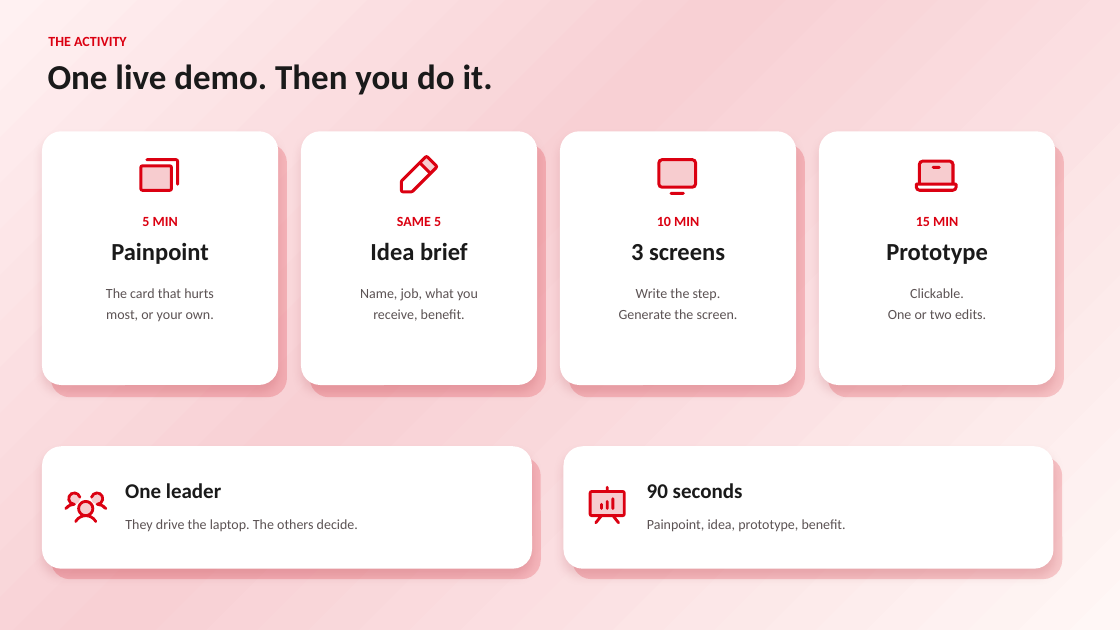
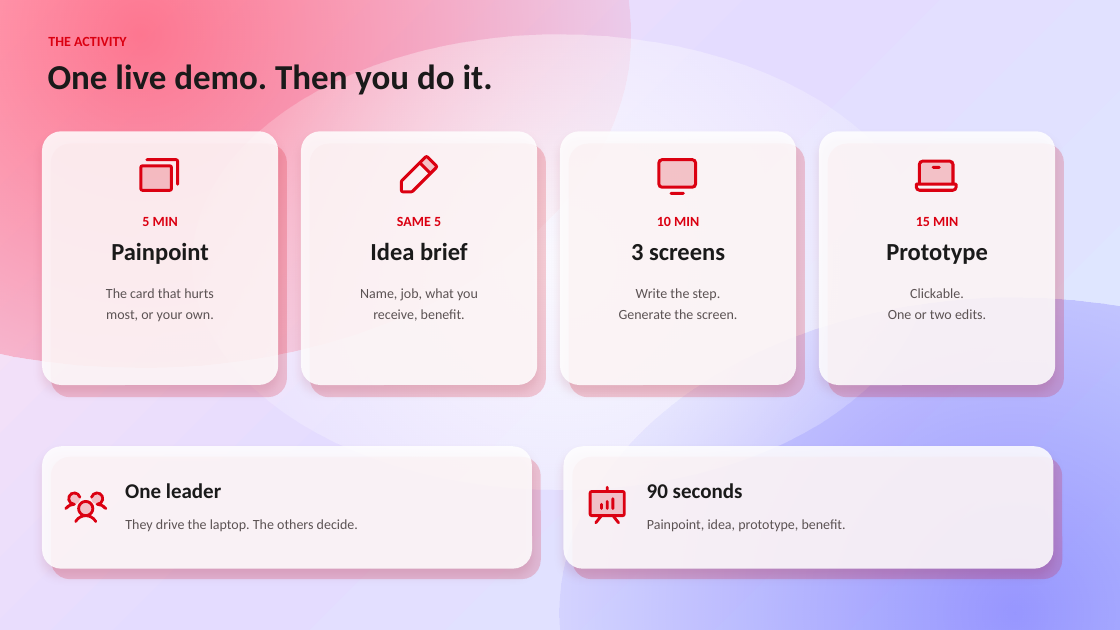
Before and after one commit to sync710n/wealthsymposium26, a slide deck: slide 2 of docs/Wealth-Symposium-Activity.pptx. Drawn at 1120x630 pixels with LibreOffice and Linux fonts; fonts in the diff are those of the drawing. Boxes give left, top, right and bottom in pixels: in the first picture for what was removed or moved away, otherwise in the second. Text is boxed around its words. In the diff, an @@ line names an element or a change of style, - is before the commit and + after.

```diff
--- a/docs/Wealth-Symposium-Activity.pptx
+++ b/docs/Wealth-Symposium-Activity.pptx
@@ background gradient #FFF1F2 to #F8D0D4 to #FFF7F6 to gradient #FFE4F2 to #E4DCFF to #DCEBFF @@
@@ ellipse added at <box>0,0,630,368</box>, fill gradient #FF4D6A @@
@@ ellipse added at <box>192,35,928,491</box>, fill gradient #FFFFFF @@
@@ ellipse added at <box>560,297,1120,630</box>, fill gradient #6E63FF @@
@@ fill #FFFFFF to #FFFFFF at 86% opacity in 6 elements at <box>42,131,278,385</box>, <box>301,131,537,385</box>, <box>560,131,797,385</box>, <box>819,131,1055,385</box>, <box>42,446,532,569</box>, <box>564,446,1054,569</box> @@
```
Also in this commit, not shown: 5 other slides changed.
